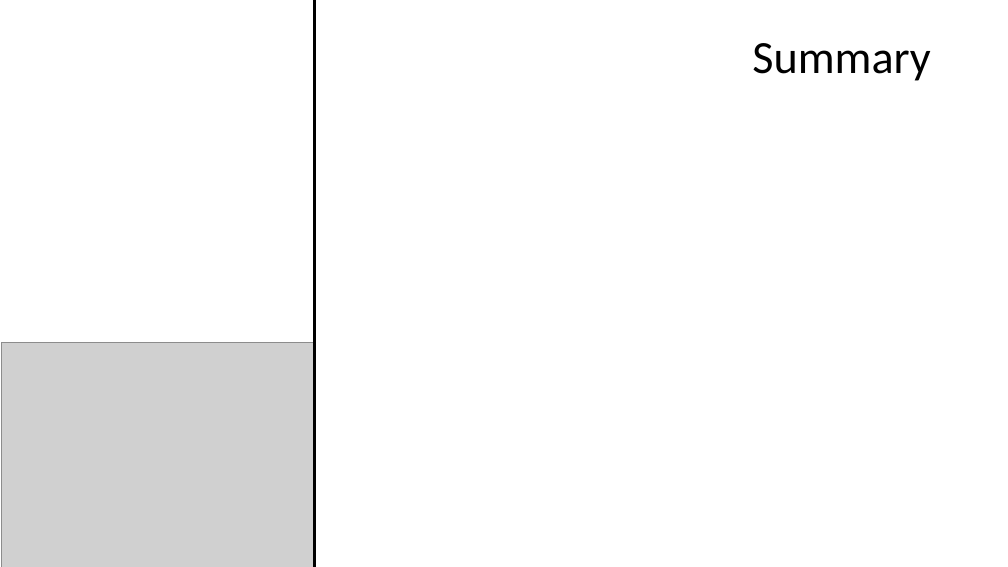
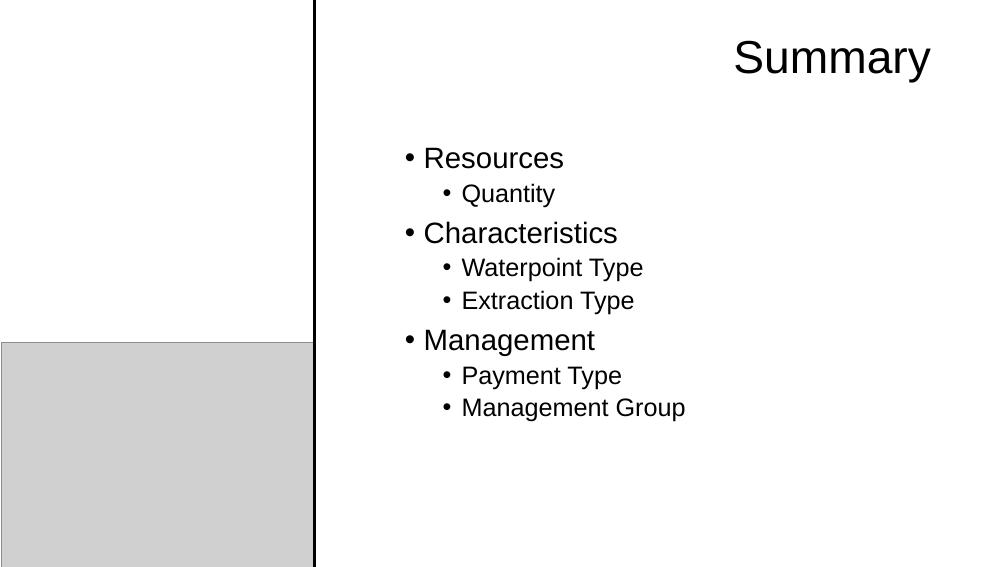
Before and after one commit to jj-yoon/dsc-phase-3-project, a slide deck: slide 11 of Presentation.pptx (slide 10 before the commit). Drawn at 1008x567 pixels with LibreOffice and Linux fonts; fonts in the diff are those of the drawing; grey boxes stand for pictures. Boxes give left, top, right and bottom in pixels: in the first picture for what was removed or moved away, otherwise in the second. Text is boxed around its words. In the diff, an @@ line names an element or a change of style, - is before the commit and + after.

```diff
--- a/Presentation.pptx
+++ b/Presentation.pptx
@@ text "Summary" at box(733, 40, 931, 83): font Calibri to Arial @@
@@ text added at box(424, 147, 686, 422), 24 pt, text #000000 @@
+• Resources
+  • Quantity
+• Characteristics
+  • Waterpoint Type
+  • Extraction Type
+• Management
+  • Payment Type
+  • Management Group
```
Also in this commit, not shown: 2 other slides changed, 5 slides added, 5 slides removed, 28 other files.
